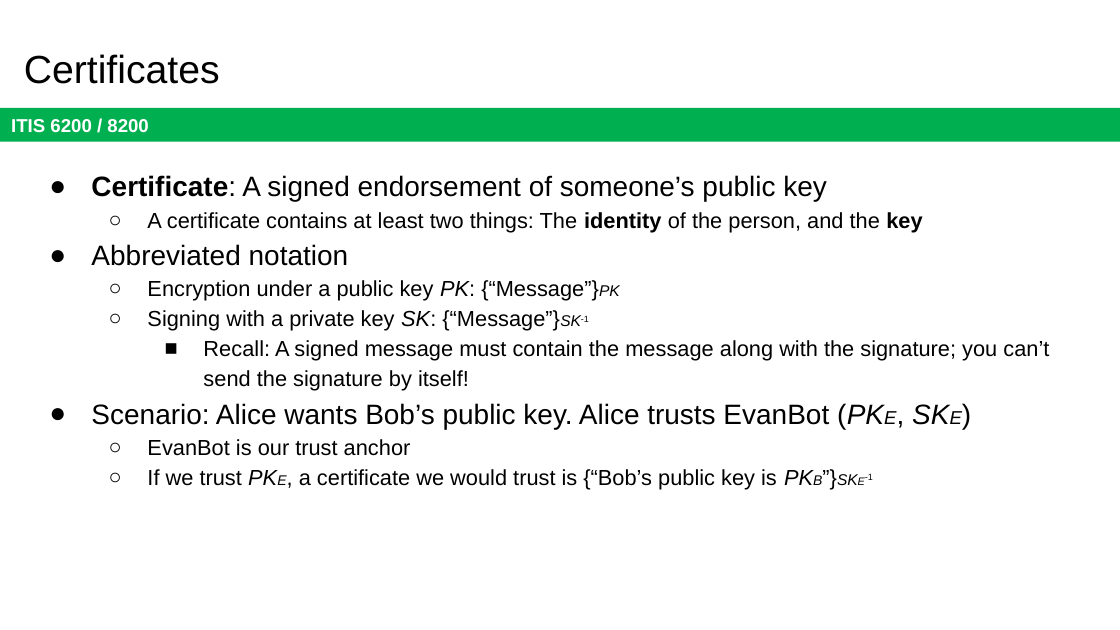
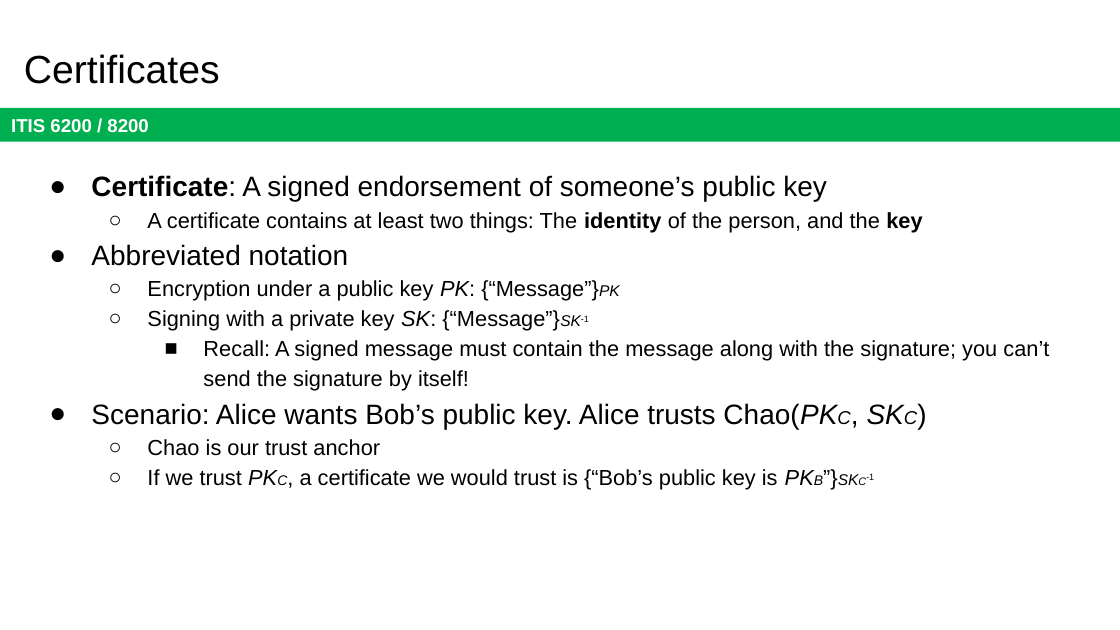
Before and after one commit to jx5c/github.io, a slide deck: slide 10 of teaching/ITIS6200/2023fa/lectures/lec07.pptx. Drawn at 1120x630 pixels with LibreOffice and Linux fonts; fonts in the diff are those of the drawing. Boxes give left, top, right and bottom in pixels: in the first picture for what was removed or moved away, otherwise in the second. Text is boxed around its words. In the diff, an @@ line names an element or a change of style, - is before the commit and + after.

```diff
--- a/teaching/ITIS6200/2023fa/lectures/lec07.pptx
+++ b/teaching/ITIS6200/2023fa/lectures/lec07.pptx
@@ text at bbox=[91, 403, 874, 490]: text changed @@
-● Scenario: Alice wants Bob’s public key. Alice trusts EvanBot (PKE, SKE)
-  ○ EvanBot is our trust anchor
-  ○ If we trust PKE, a certificate we would trust is {“Bob’s public key is PKB”}SKE-1
+● Scenario: Alice wants Bob’s public key. Alice trusts Chao(PKC, SKC)
+  ○ Chao is our trust anchor
+  ○ If we trust PKC, a certificate we would trust is {“Bob’s public key is PKB”}SKC-1
```
Also in this commit, not shown: 10 other slides changed, 1 slide removed, 4 other files.
